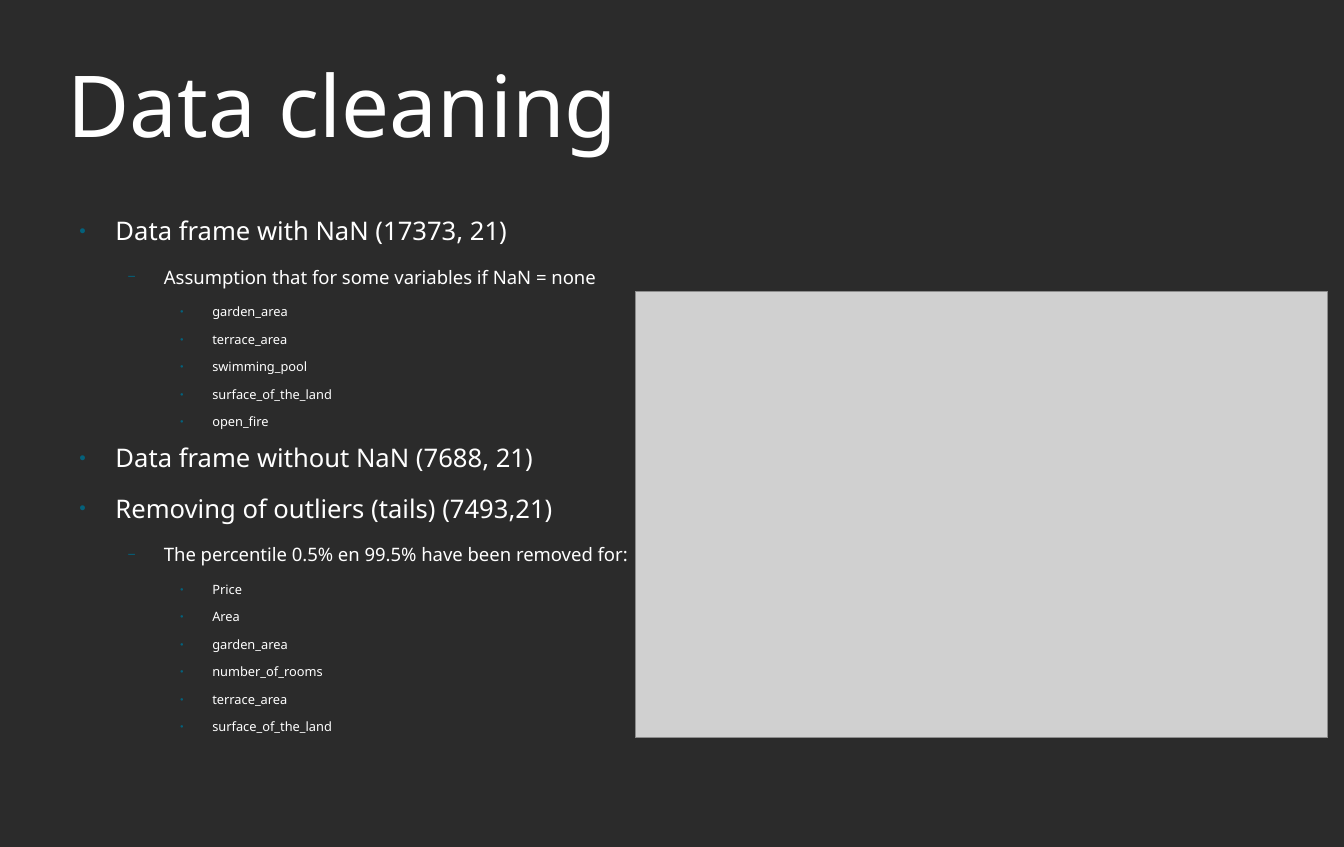
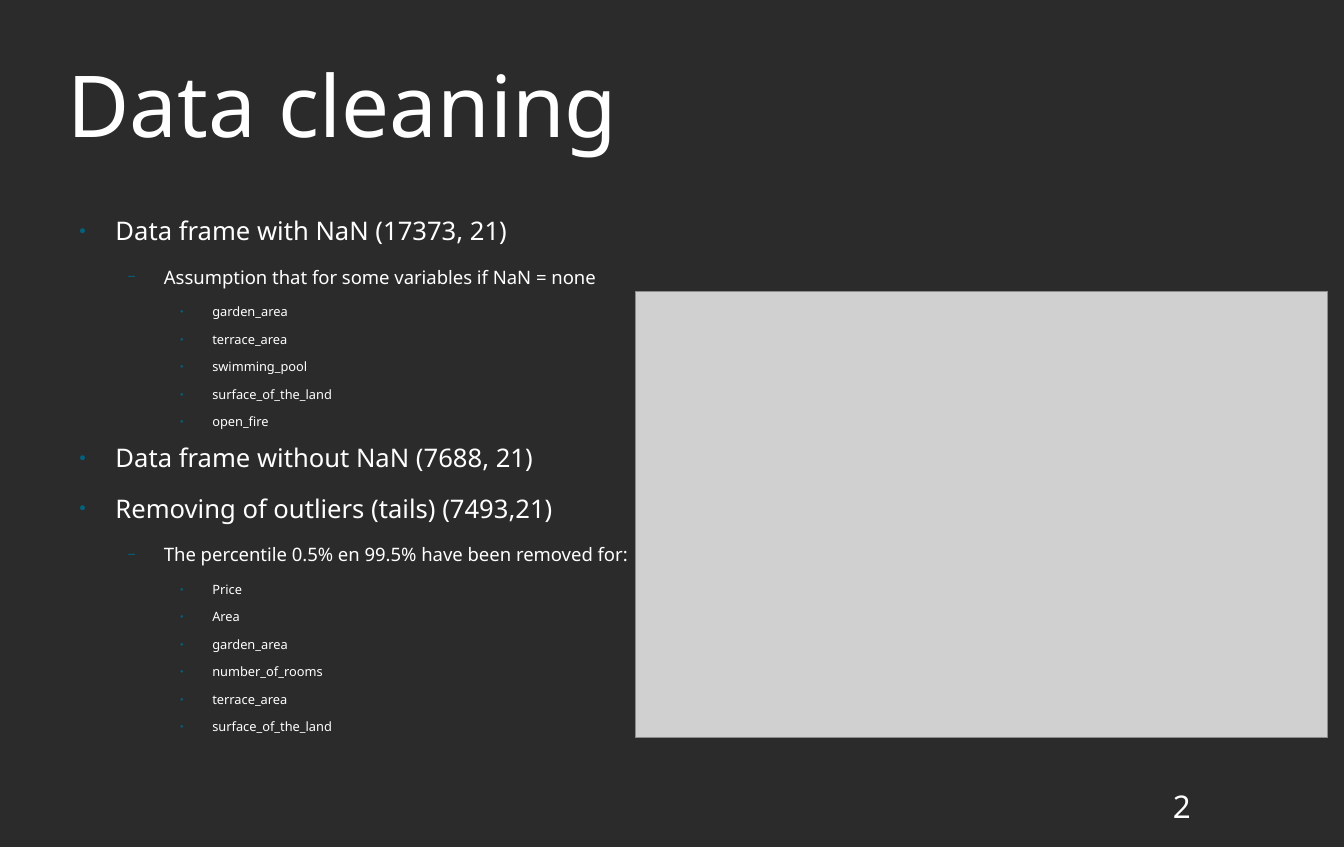
Before and after one commit to isidoracupara/immoweb_data_analysis, a slide deck: slide 2 of Presentation.odp. Drawn at 1344x847 pixels with LibreOffice and Linux fonts; fonts in the diff are those of the drawing; grey boxes stand for pictures; background and template pictures are left out; a plain dark background stands for a picture behind light text. Boxes give left, top, right and bottom in pixels: in the first picture for what was removed or moved away, otherwise in the second. Text is boxed around its words. In the diff, an @@ line names an element or a change of style, - is before the commit and + after.

```diff
--- a/Presentation.odp
+++ b/Presentation.odp
@@ page number added at box(1173, 795, 1191, 818), 22 pt, text #FFFFFF @@
+2
```
Also in this commit, not shown: 5 other slides changed, 1 other file.
